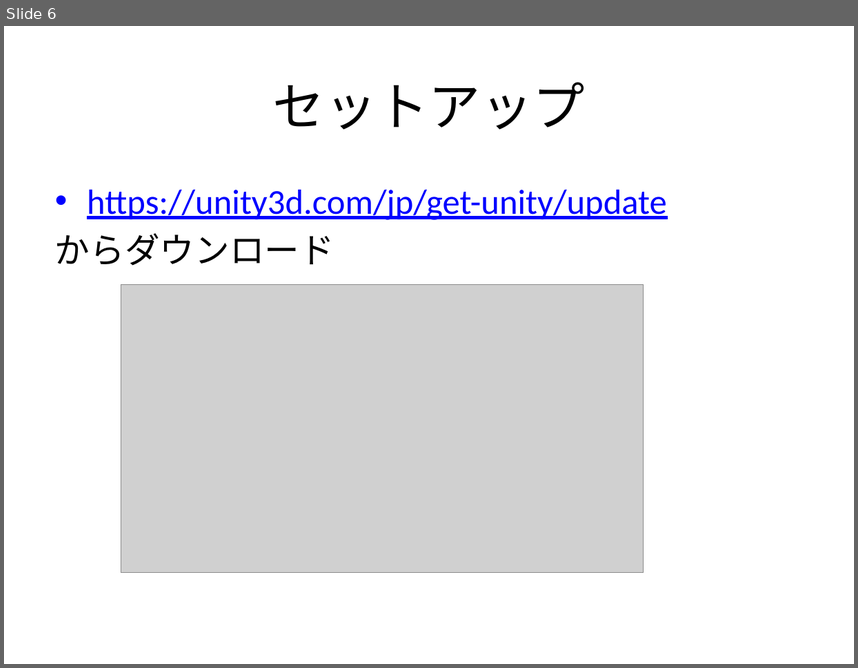
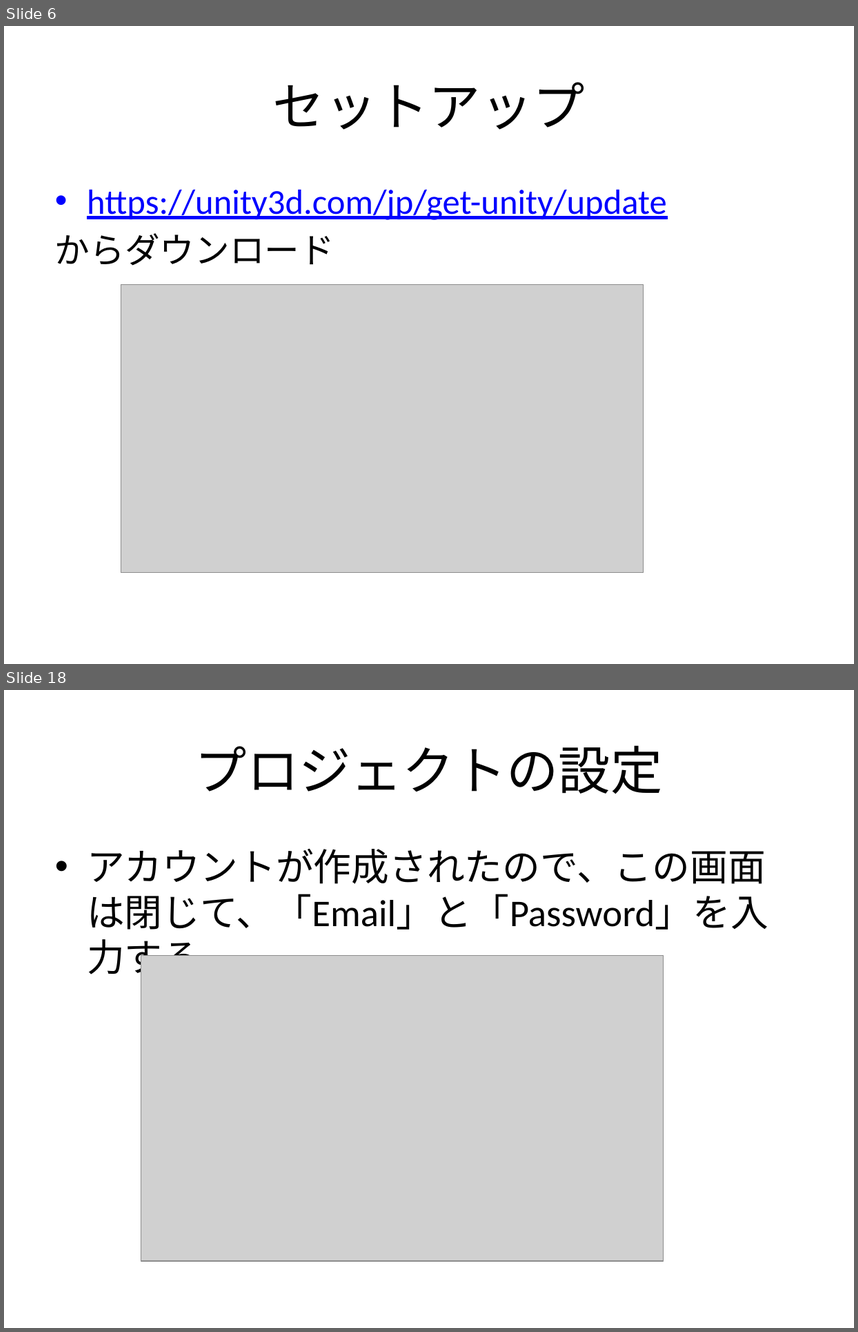
Before and after one commit to orochitungus/madoka_BAW, a slide deck: 講座資料/ゲーム開発講座２.pptx. Shown one above the other, each under a label of ours: slide 6 before the commit, slides 6 and 18 after it; the slides between them are not shown. The pictures are 858x668 and 858x1332 pixels, drawn with LibreOffice and Linux fonts; fonts in the diff are those of the drawing; grey boxes stand for pictures. Boxes give left, top, right and bottom in pixels: in the first picture for what was removed or moved away, otherwise in the second. Text is boxed around its words. In the diff, an @@ line names an element or a change of style, - is before the commit and + after.

```diff
--- a/講座資料/ゲーム開発講座２.pptx
+++ b/講座資料/ゲーム開発講座２.pptx
@@ slide 18 added at (x1=4, y1=690, x2=854, y2=1328), background #FFFFFF @@
@@ title added at (x1=195, y1=745, x2=663, y2=794), 44 pt, text #000000 @@
+プロジェクトの設定
@@ text added at (x1=87, y1=848, x2=769, y2=929), 32 pt, text #000000 @@
+• アカウントが作成されたので、この画面は閉じて、「Email」と「Password」を入力する
@@ picture added at (x1=141, y1=955, x2=664, y2=1261) @@
```
Also in this commit, not shown: 1 slide changed, 14 other slides added.
